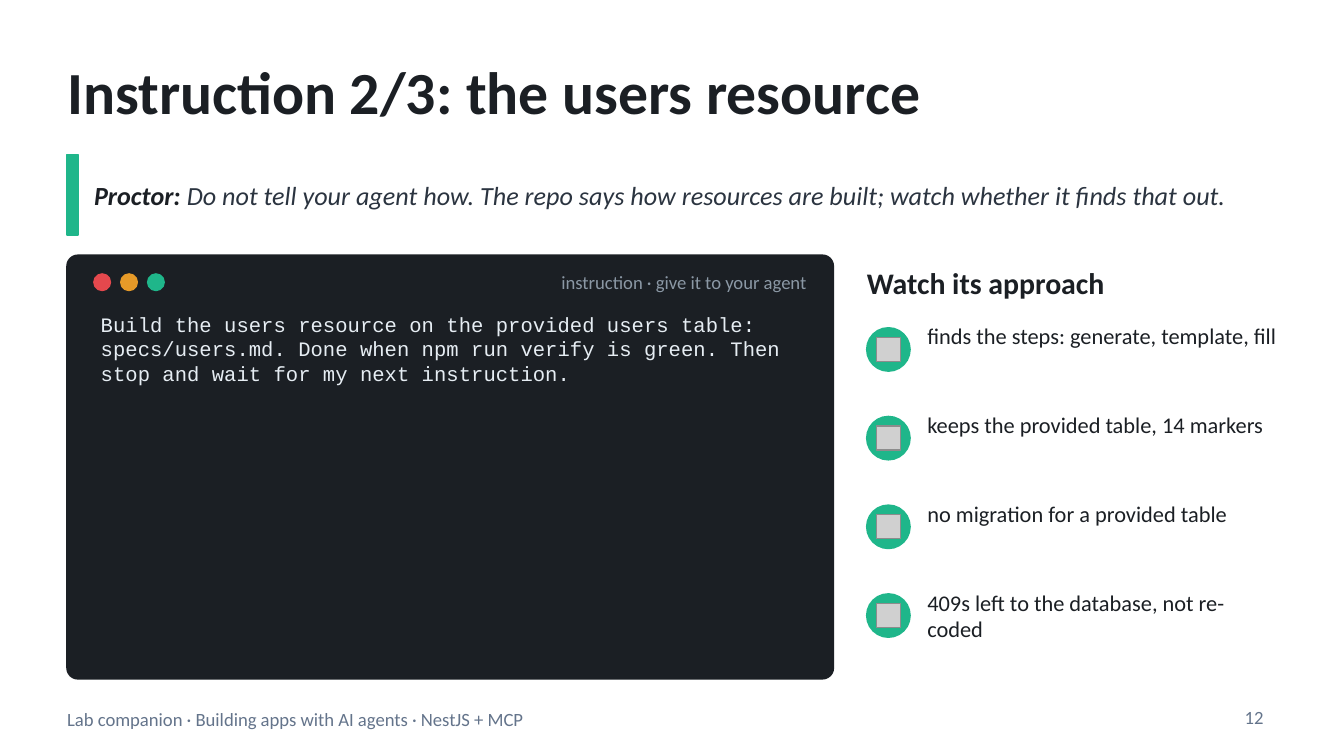
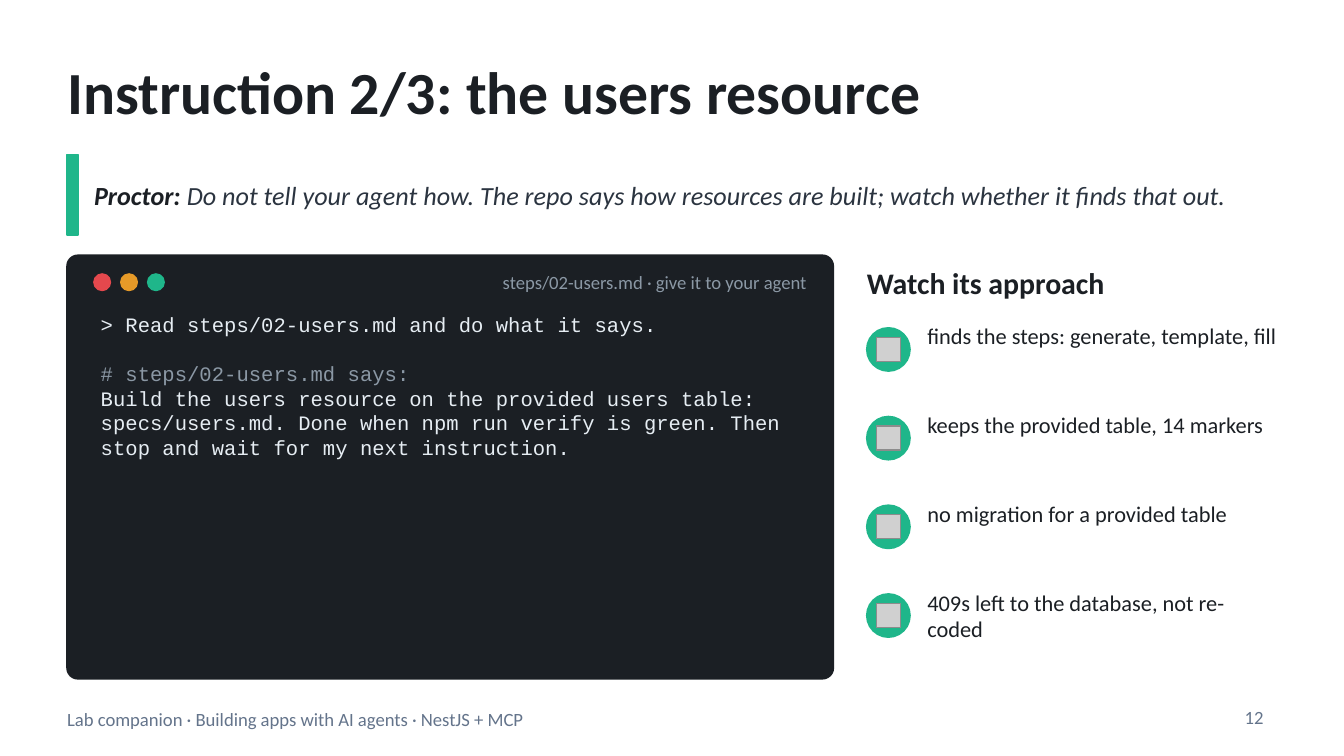
Before and after one commit to blazaga/ai-training-modules, a slide deck: slide 12 of docs/ai-agent-training/slides/lab-companion.pptx. Drawn at 1344x756 pixels with LibreOffice and Linux fonts; fonts in the diff are those of the drawing; grey boxes stand for pictures. Boxes give left, top, right and bottom in pixels: in the first picture for what was removed or moved away, otherwise in the second. Text is boxed around its words. In the diff, an @@ line names an element or a change of style, - is before the commit and + after.

```diff
--- a/docs/ai-agent-training/slides/lab-companion.pptx
+++ b/docs/ai-agent-training/slides/lab-companion.pptx
@@ text at bbox=[503, 276, 807, 292]: text changed @@
-instruction · give it to your agent
+steps/02-users.md · give it to your agent
@@ text at bbox=[125, 317, 657, 385]: paragraphs added @@
+> Read steps/02-users.md and do what it says.
+# steps/02-users.md says:
```
Also in this commit, not shown: 4 other slides changed, 13 other files.
